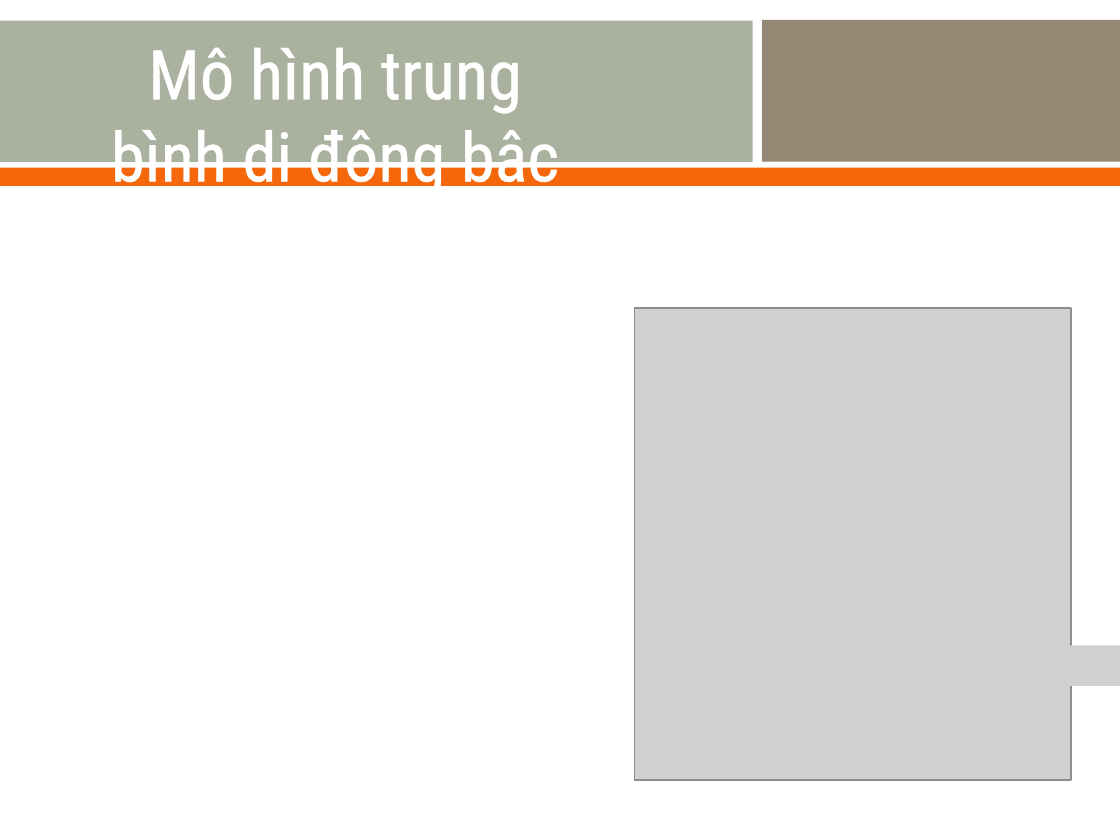
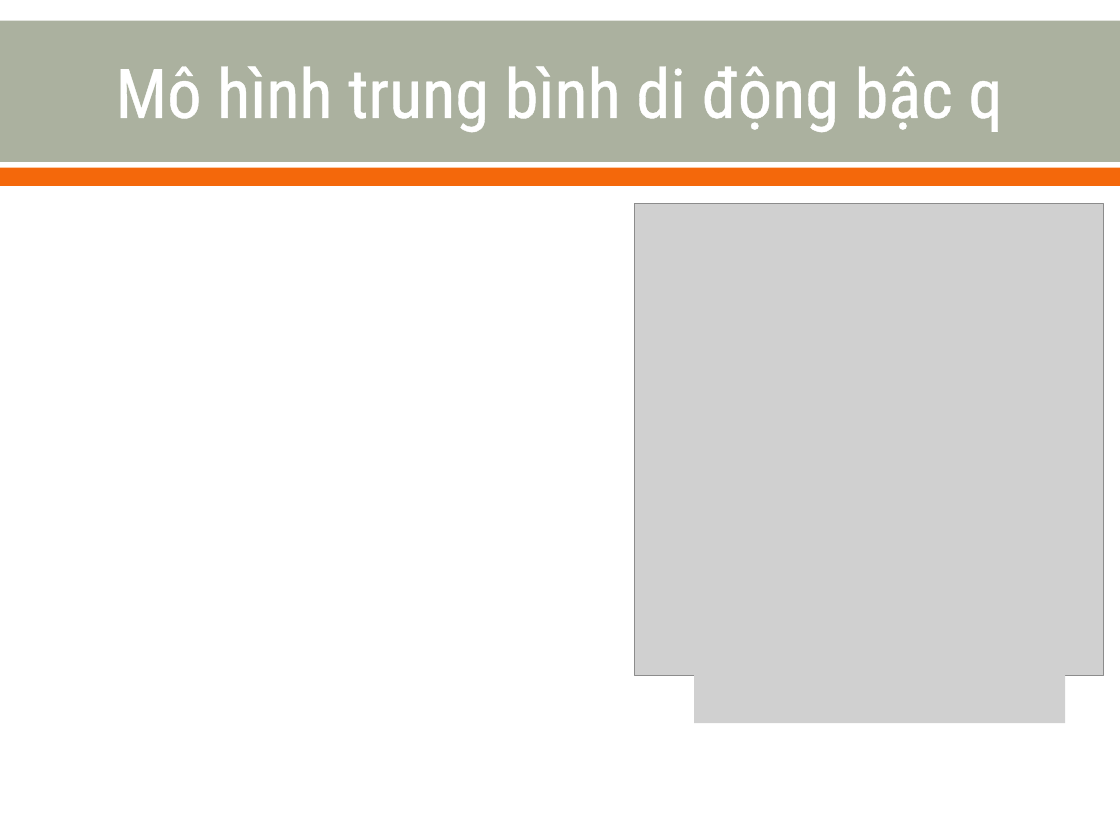
Before and after one commit to nvtthai/forecast-time-series, a slide deck: slide 15 of Report/Presentation.ppt. Drawn at 1120x840 pixels with LibreOffice and Linux fonts; fonts in the diff are those of the drawing; grey boxes stand for pictures. Boxes give left, top, right and bottom in pixels: in the first picture for what was removed or moved away, otherwise in the second. Text is boxed around its words. In the diff, an @@ line names an element or a change of style, - is before the commit and + after.

```diff
--- a/Report/Presentation.ppt
+++ b/Report/Presentation.ppt
@@ title "Mô hình trung bình di ..." rewrapped from (x1=111, y1=47, x2=559, y2=197) to (x1=116, y1=66, x2=1002, y2=133) @@
@@ rectangle removed at (x1=753, y1=17, x2=762, y2=166) @@
@@ rectangle removed at (x1=756, y1=20, x2=1120, y2=161) @@
@@ picture resized from (x1=635, y1=308, x2=1072, y2=780) to (x1=635, y1=204, x2=1104, y2=675) @@
@@ picture added at (x1=694, y1=644, x2=1065, y2=724) @@
@@ picture removed at (x1=889, y1=645, x2=1120, y2=685) @@
```
Also in this commit, not shown: 17 other slides changed, 3 slides added, 1 slide removed.
